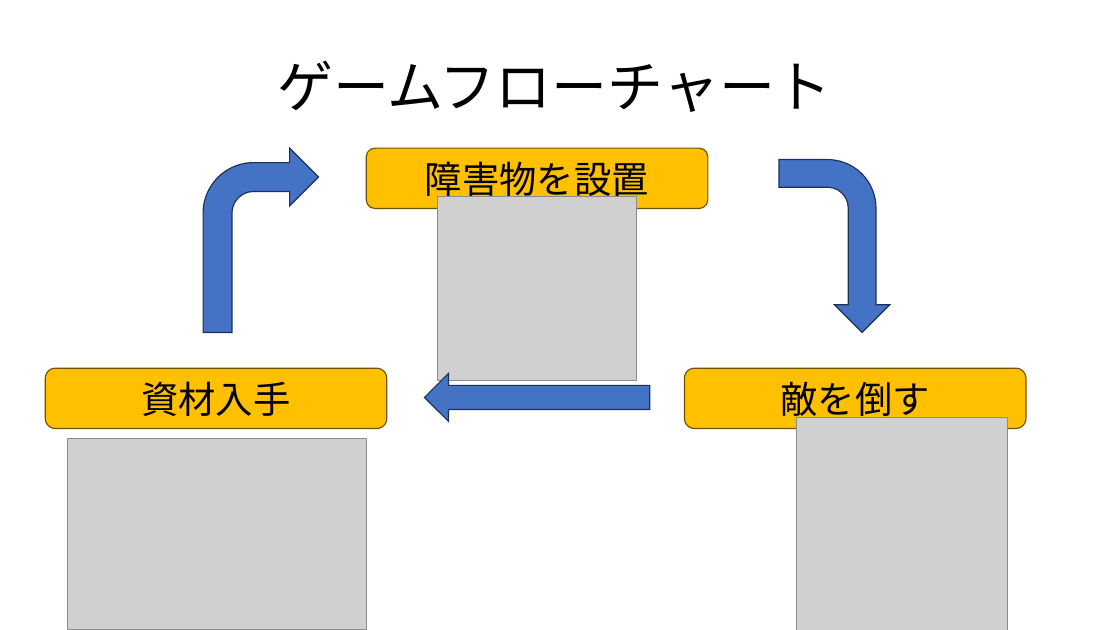
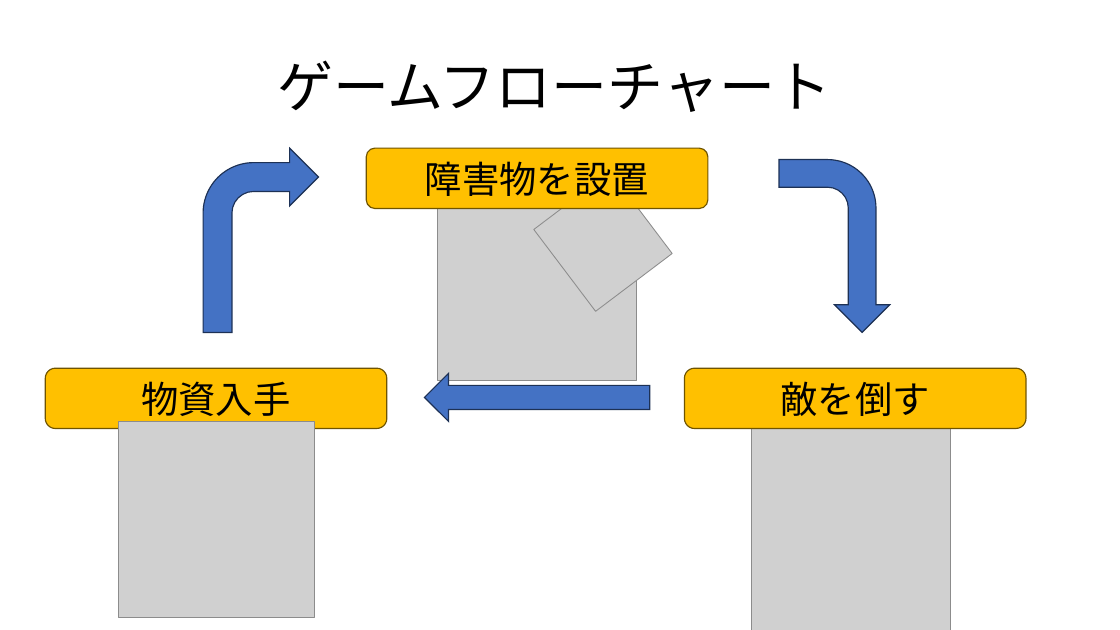
Before and after one commit to sayudesu/ToD, a slide deck: slide 7 of _Proposal/TowerOfDefense.pptx (slide 6 before the commit). Drawn at 1120x630 pixels with LibreOffice and Linux fonts; fonts in the diff are those of the drawing; grey boxes stand for pictures; background and template pictures are left out. Boxes give left, top, right and bottom in pixels: in the first picture for what was removed or moved away, otherwise in the second. Text is boxed around its words. In the diff, an @@ line names an element or a change of style, - is before the commit and + after.

```diff
--- a/_Proposal/TowerOfDefense.pptx
+++ b/_Proposal/TowerOfDefense.pptx
@@ picture added at bbox=[534, 171, 672, 311] @@
@@ text in rounded rectangle at bbox=[141, 381, 290, 423]: text changed @@
-資材入手
+物資入手
@@ picture: place and size @@
-picture at bbox=[797, 418, 1007, 630]
+picture at bbox=[752, 398, 951, 630]
@@ picture: place and size @@
-picture at bbox=[67, 439, 366, 630]
+picture at bbox=[118, 422, 314, 618]
```
Also in this commit, not shown: 8 other slides changed, 3 other files.
